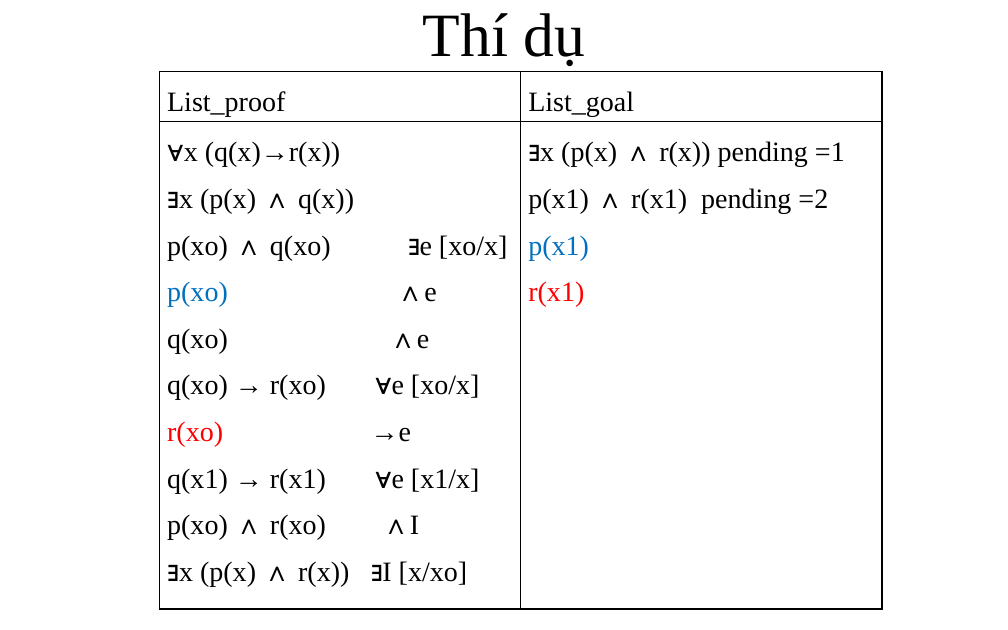
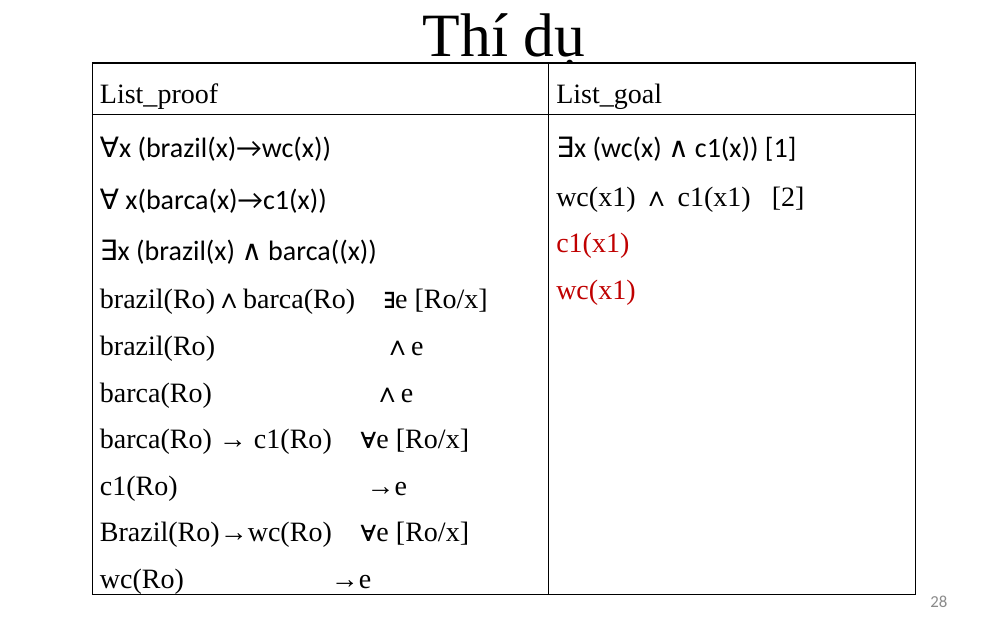
Before and after one commit to giang-rocker/logic, a slide deck: slide 28 of Report/SUY LUẬN TỰ NHIÊN.pptx (slide 22 before the commit). Drawn at 1008x630 pixels with LibreOffice and Linux fonts; fonts in the diff are those of the drawing. Boxes give left, top, right and bottom in pixels: in the first picture for what was removed or moved away, otherwise in the second. Text is boxed around its words. In the diff, an @@ line names an element or a change of style, - is before the commit and + after.

```diff
--- a/Report/SUY LUẬN TỰ NHIÊN.pptx
+++ b/Report/SUY LUẬN TỰ NHIÊN.pptx
@@ table at [93, 62, 916, 618] @@
-row 2, column 1: ∀x (q(x)→r(x)) / ∃x (p(x) ∧ q(x)) / p(xo) ∧ q(xo) ∃e [xo/x] / p(xo) ∧e / q(xo) ∧e / q(xo) → r(xo) ∀e [xo/x] / r(xo) →e / q(x1) → r(x1) ∀e [x1/x] / p(xo) ∧ r(xo) ∧I / ∃x (p(x) ∧ r(x)) ∃I [x/xo]
+row 2, column 1: ∀x (brazil(x)→wc(x)) / ∀ x(barca(x)→c1(x)) / ∃x (brazil(x) ∧ barca((x)) / brazil(Ro)∧barca(Ro) ∃e [Ro/x] / brazil(Ro) ∧e / barca(Ro) ∧e / barca(Ro) → c1(Ro) ∀e [Ro/x] / c1(Ro) →e / Brazil(Ro)→wc(Ro) ∀e [Ro/x] / wc(Ro) →e
-row 2, column 2: ∃x (p(x) ∧ r(x)) pending =1 / p(x1) ∧ r(x1) pending =2 / p(x1) / r(x1)
+row 2, column 2: ∃x (wc(x) ∧ c1(x)) [1] / wc(x1) ∧ c1(x1) [2] / c1(x1) / wc(x1)
@@ table: place and size @@
-table at [159, 72, 881, 626]
+table at [93, 62, 916, 618]
@@ page number added at [930, 595, 947, 607], 12 pt, text #8C8C8C @@
+28
```
Also in this commit, not shown: 23 other slides changed, 11 slides added, 1 slide removed, 7 other files.
